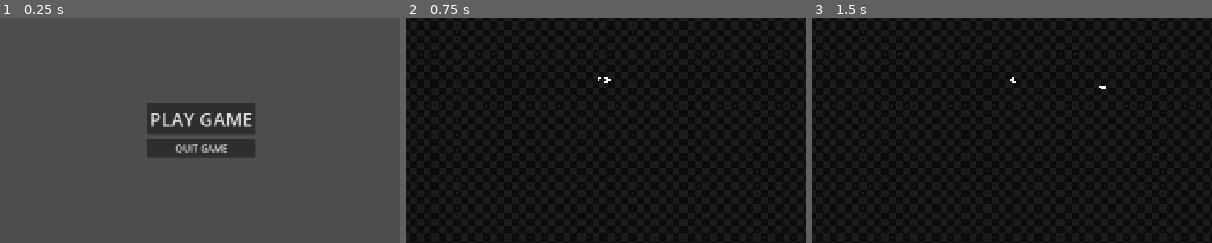
Above: before the commit, frames 1-3 (left to right).
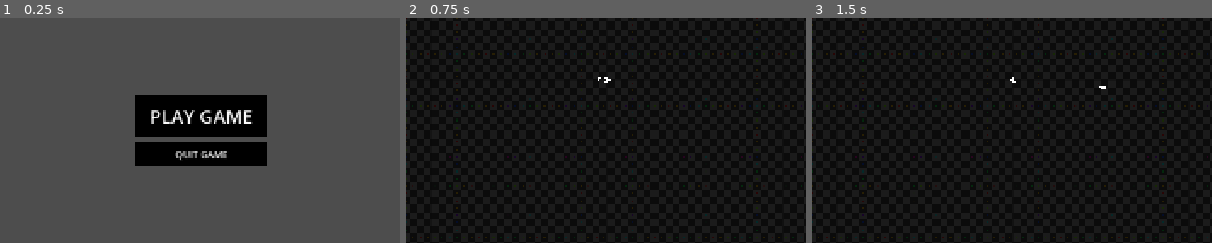
Above: after the commit, the same moments.

Repository: VI6IX/asteroidestroy
Game: Godot game, scene res://scenes/main_menu.tscn
The game is run twice, just before and just after one commit, with the same random seed, the same clock (stepped at 60 frames per second) and the same inputs.
Inputs:
- Up to frame 1 (0.25 s): no input
- Up to frame 2 (0.75 s): click "PLAY GAME" at 0.5 s
- Up to frame 3 (1.5 s): tap Enter at 1.25 s; hold D (pan_Right) from 1.28 s (still down); hold Space (shoot) from 1.28 s (still down)
The pictures show only the part of the screen within x 25-75%, y 36-86%; the shares and areas given below are measured in that part.

The runs differ from the first frame. In frame 1, 9.7% of the frame differs, in the area x 33-67%, y 34-66%; in frame 2, nothing differs; in frame 3, nothing differs.

Commit message:
feat: add quit confirmation panel

Diff:
--- a/scenes/main_menu.tscn
+++ b/scenes/main_menu.tscn
@@ -1,7 +1,31 @@
-[gd_scene load_steps=3 format=3 uid="uid://ddl20otjgln58"]
+[gd_scene load_steps=8 format=3 uid="uid://ddl20otjgln58"]
 
 [ext_resource type="Script" uid="uid://daa1i3mdxfvkx" path="res://scripts/main_menu.gd" id="1_l6cm7"]
 [ext_resource type="PackedScene" uid="uid://da4a51vt5oopy" path="res://scenes/player/player.tscn" id="3_wu84c"]
+
+[sub_resource type="StyleBoxFlat" id="StyleBoxFlat_ekxnf"]
+bg_color = Color(0.09620472, 0.09620475, 0.09620469, 1)
+
+[sub_resource type="StyleBoxFlat" id="StyleBoxFlat_bqqt6"]
+bg_color = Color(0, 0, 0, 1)
+
+[sub_resource type="StyleBoxFlat" id="StyleBoxFlat_wu84c"]
+bg_color = Color(1, 1, 1, 1)
+border_color = Color(1, 1, 1, 1)
+corner_detail = 20
+
+[sub_resource type="StyleBoxFlat" id="StyleBoxFlat_8ln24"]
+bg_color = Color(0, 0, 0, 1)
+
+[sub_resource type="Theme" id="Theme_8ln24"]
+Button/colors/font_color = Color(1, 1, 1, 1)
+Button/colors/font_hover_pressed_color = Color(0.5529558, 0.5529555, 0.5529556, 1)
+Button/colors/font_pressed_color = Color(0, 0, 0, 1)
+Button/styles/hover = SubResource("StyleBoxFlat_ekxnf")
+Button/styles/normal = SubResource("StyleBoxFlat_bqqt6")
+Button/styles/pressed = SubResource("StyleBoxFlat_wu84c")
+Label/font_sizes/font_size = 32
+Label/styles/normal = SubResource("StyleBoxFlat_8ln24")
 
 [node name="Main Menu" type="Node2D"]
 
@@ -14,6 +38,7 @@
 anchor_bottom = 1.0
 grow_horizontal = 2
 grow_vertical = 2
+theme = SubResource("Theme_8ln24")
 script = ExtResource("1_l6cm7")
 
 [node name="CenterContainer" type="CenterContainer" parent="Control"]
@@ -29,22 +54,52 @@
 grow_horizontal = 2
 grow_vertical = 0
 
-[node name="VBoxContainer" type="VBoxContainer" parent="Control/CenterContainer"]
+[node name="Buttons" type="VBoxContainer" parent="Control/CenterContainer"]
+custom_minimum_size = Vector2(225, 25)
 layout_mode = 2
 theme_override_constants/separation = 8
 
-[node name="Play Button" type="Button" parent="Control/CenterContainer/VBoxContainer"]
+[node name="Play Button" type="Button" parent="Control/CenterContainer/Buttons"]
+custom_minimum_size = Vector2(0, 75)
 layout_mode = 2
-size_flags_vertical = 8
 theme_override_font_sizes/font_size = 32
 text = "PLAY GAME"
 
-[node name="Quit Button" type="Button" parent="Control/CenterContainer/VBoxContainer"]
+[node name="Quit Button" type="Button" parent="Control/CenterContainer/Buttons"]
+custom_minimum_size = Vector2(0, 40)
 layout_mode = 2
 text = "QUIT GAME"
+
+[node name="Quit Confirmation" type="VBoxContainer" parent="Control/CenterContainer"]
+visible = false
+layout_mode = 2
+theme_override_constants/separation = 8
+
+[node name="Text" type="Label" parent="Control/CenterContainer/Quit Confirmation"]
+custom_minimum_size = Vector2(0, 100)
+layout_mode = 2
+text = "ARE YOU SURE?"
+horizontal_alignment = 1
+vertical_alignment = 1
+
+[node name="Buttons" type="HBoxContainer" parent="Control/CenterContainer/Quit Confirmation"]
+custom_minimum_size = Vector2(0, 50)
+layout_mode = 2
+theme_override_constants/separation = 8
+alignment = 1
+
+[node name="YES" type="Button" parent="Control/CenterContainer/Quit Confirmation/Buttons"]
+custom_minimum_size = Vector2(200, 0)
+layout_mode = 2
+text = "YES"
+
+[node name="NO" type="Button" parent="Control/CenterContainer/Quit Confirmation/Buttons"]
+custom_minimum_size = Vector2(200, 0)
+layout_mode = 2
+text = "NO"
 
 [node name="Player" parent="." instance=ExtResource("3_wu84c")]
 rotation = -1.5707964
 
-[connection signal="pressed" from="Control/CenterContainer/VBoxContainer/Play Button" to="Control" method="_on_play_button_pressed"]
-[connection signal="pressed" from="Control/CenterContainer/VBoxContainer/Quit Button" to="Control" method="_on_quit_button_pressed"]
+[connection signal="pressed" from="Control/CenterContainer/Buttons/Play Button" to="Control" method="_on_play_button_pressed"]
+[connection signal="pressed" from="Control/CenterContainer/Buttons/Quit Button" to="Control" method="_on_quit_button_pressed"]
